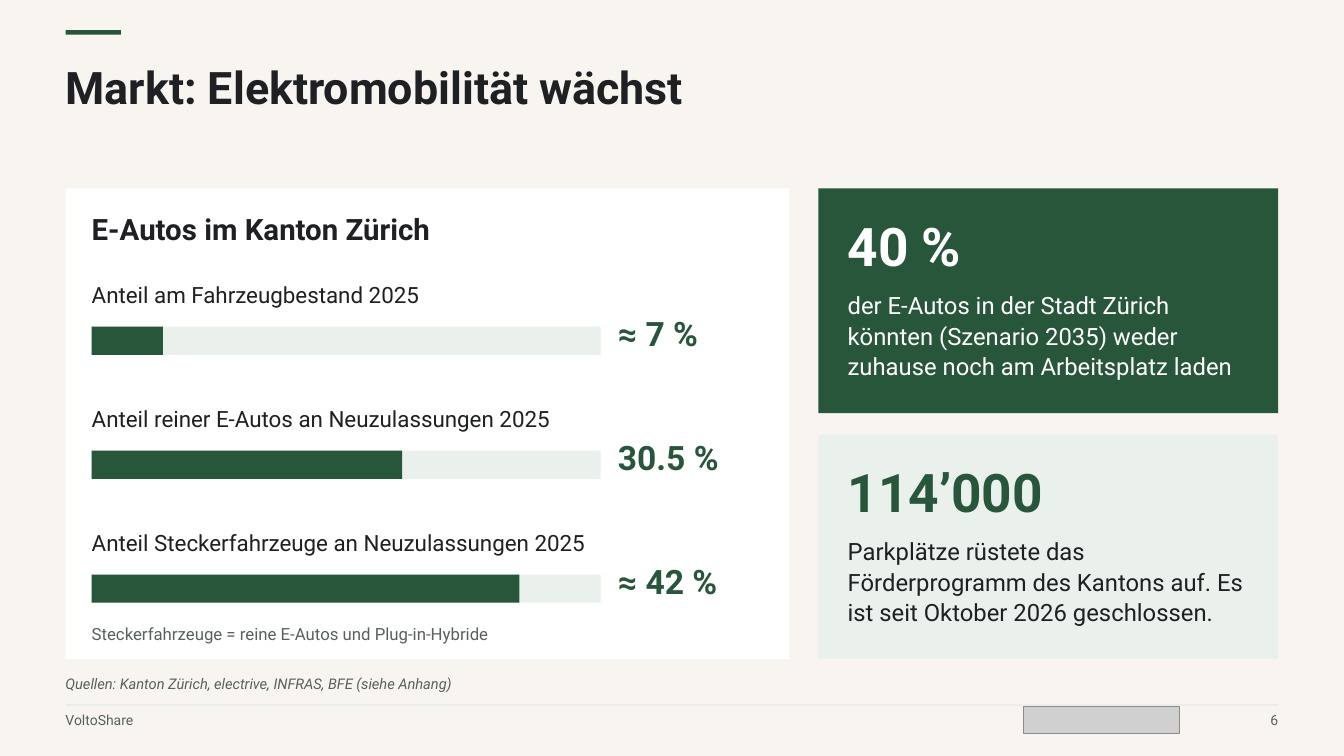
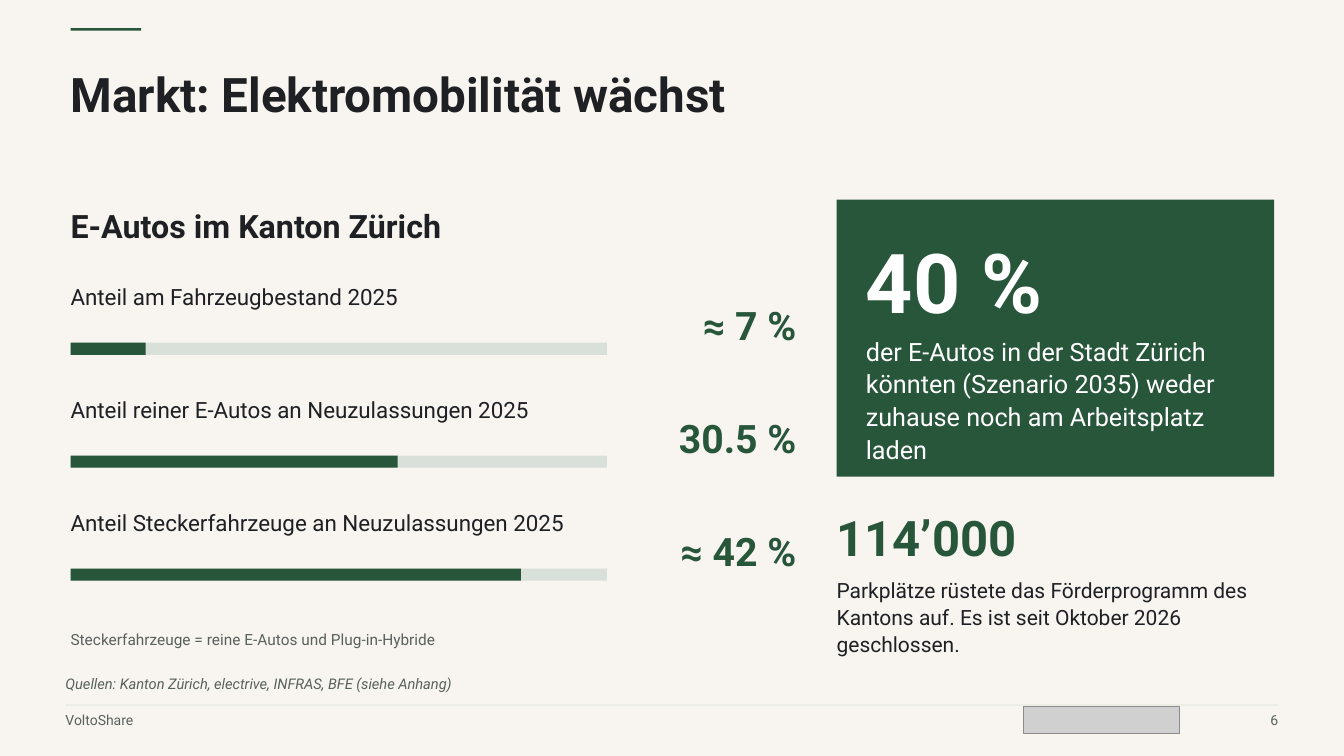
Before and after one commit to Mclement197/Economics-of-electromobility, a slide deck: slide 6 of website-src/downloads/VoltoShare-Praesentation.pptx. Drawn at 1344x756 pixels with LibreOffice and Linux fonts; fonts in the diff are those of the drawing; grey boxes stand for pictures. Boxes give left, top, right and bottom in pixels: in the first picture for what was removed or moved away, otherwise in the second. Text is boxed around its words. In the diff, an @@ line names an element or a change of style, - is before the commit and + after.

```diff
--- a/website-src/downloads/VoltoShare-Praesentation.pptx
+++ b/website-src/downloads/VoltoShare-Praesentation.pptx
@@ rectangle: place and size @@
-rectangle at [66,30,121,34]
+rectangle at [71,28,141,31]
@@ title "Markt: Elektromobilität wächst" at [71,76,725,113]: size 32 to 34 pt @@
@@ rectangle removed at [66,189,789,659] @@
@@ text "E-Autos im Kanton Zürich": place and size @@
-text "E-Autos im Kanton Zürich" at [92,218,430,241]
+text "E-Autos im Kanton Zürich" at [71,214,441,239]
@@ text "E-Autos im Kanton Zürich" at [71,214,441,239]: size 21 to 23 pt @@
@@ rectangle: place and size @@
-rectangle at [819,189,1278,413]
+rectangle at [837,200,1274,477]
@@ text "40 %": place and size @@
-text "40 %" at [848,227,909,267]
+text "40 %" at [866,253,961,314]
@@ text "40 %" at [866,253,961,314]: size 38 to 59 pt @@
@@ text "Anteil am Fahrzeugbestand 2025": place and size @@
-text "Anteil am Fahrzeugbestand 2025" at [92,286,419,308]
+text "Anteil am Fahrzeugbestand 2025" at [71,288,398,310]
@@ text "≈ 7 %": place and size @@
-text "≈ 7 %" at [646,322,665,346]
+text "≈ 7 %" at [735,312,757,340]
@@ rectangle: place and size @@
-rectangle at [92,327,163,355]
+rectangle at [71,343,145,355]
@@ rectangle: place and size @@
-rectangle at [92,327,601,355]
+rectangle at [71,343,607,355]
@@ text "der E-Autos in der Stadt ...": place and size @@
-text "der E-Autos in der Stadt ..." at [848,296,1232,380]
+text "der E-Autos in der Stadt ..." at [866,342,1214,431]
@@ text "der E-Autos in der Stadt ..." at [866,342,1214,431]: size 17 to 18 pt @@
@@ text "Anteil reiner E-Autos an Neuzulassungen ...": place and size @@
-text "Anteil reiner E-Autos an Neuzulassungen ..." at [92,410,549,432]
+text "Anteil reiner E-Autos an Neuzulassungen ..." at [71,401,528,423]
@@ text "30.5 %": place and size @@
-text "30.5 %" at [618,445,686,471]
+text "30.5 %" at [679,424,758,454]
@@ rectangle: place and size @@
-rectangle at [92,451,402,479]
+rectangle at [71,456,398,468]
@@ rectangle: place and size @@
-rectangle at [92,451,601,479]
+rectangle at [71,456,607,468]
@@ text "Anteil Steckerfahrzeuge an Neuzulassungen 2025": place and size @@
-text "Anteil Steckerfahrzeuge an Neuzulassungen 2025" at [92,534,585,556]
+text "Anteil Steckerfahrzeuge an Neuzulassungen 2025" at [71,514,563,536]
@@ text "114’000": place and size @@
-text "114’000" at [848,472,1043,513]
+text "114’000" at [837,519,1017,557]
@@ text "114’000" at [837,519,1017,557]: size 38 to 35 pt @@
@@ rectangle: place and size @@
-rectangle at [819,435,1278,659]
+rectangle at [837,499,1274,651]
@@ rectangle at [837,499,1274,651]: fill #EAF0EB to #F8F5F0 @@
@@ size 24 to 28 pt; alignment left to right in 3 elements at [735,312,757,340], [679,424,758,454], [713,537,758,566] @@
@@ text "≈ 42 %": place and size @@
-text "≈ 42 %" at [646,569,685,594]
+text "≈ 42 %" at [713,537,758,566]
@@ rectangle: place and size @@
-rectangle at [92,575,519,603]
+rectangle at [71,569,521,581]
@@ fill #EAF0EB to #D9DFD9 in 3 elements at [71,456,607,468], [71,343,607,355], [71,569,607,581] @@
@@ rectangle: place and size @@
-rectangle at [92,575,601,603]
+rectangle at [71,569,607,581]
@@ text "Parkplätze rüstete das Förderprogramm des ...": place and size @@
-text "Parkplätze rüstete das Förderprogramm des ..." at [848,542,1243,626]
+text "Parkplätze rüstete das Förderprogramm des ..." at [837,582,1247,657]
@@ text "Parkplätze rüstete das Förderprogramm des ..." at [837,582,1247,657]: size 17 to 15 pt @@
@@ text "Steckerfahrzeuge = reine E-Autos und ...": place and size @@
-text "Steckerfahrzeuge = reine E-Autos und ..." at [92,627,488,644]
+text "Steckerfahrzeuge = reine E-Autos und ..." at [71,633,435,648]
@@ text "Steckerfahrzeuge = reine E-Autos und ..." at [71,633,435,648]: size 12 to 11 pt @@
```
Also in this commit, not shown: 48 other slides changed, 56 other files.
